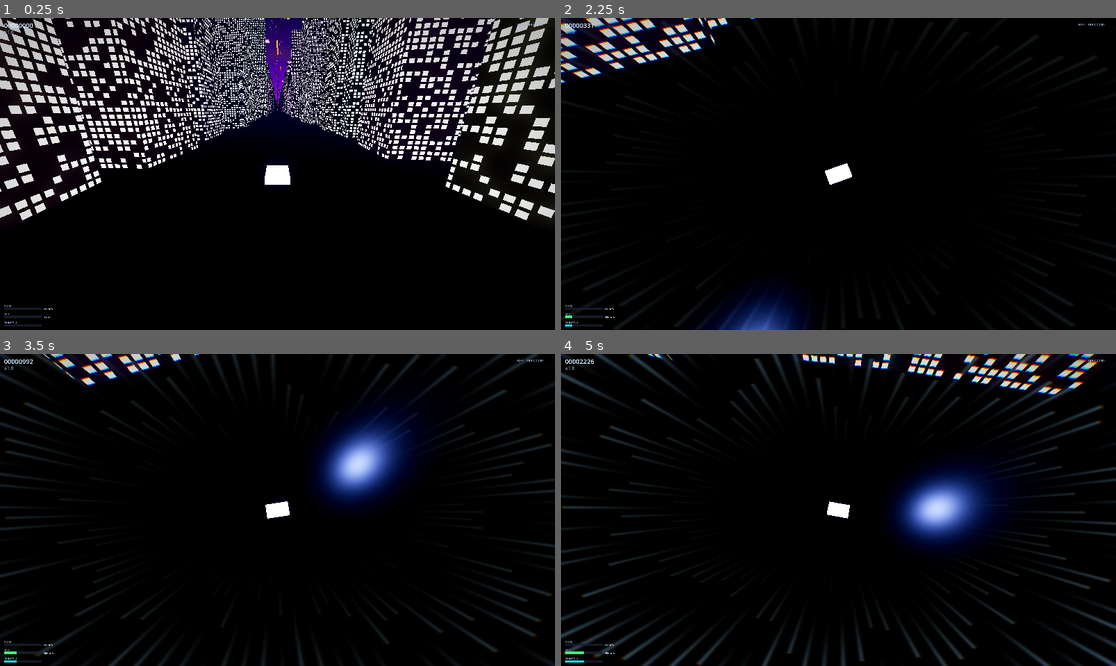
Above: before the commit, frames 1-4 (two rows, left to right).
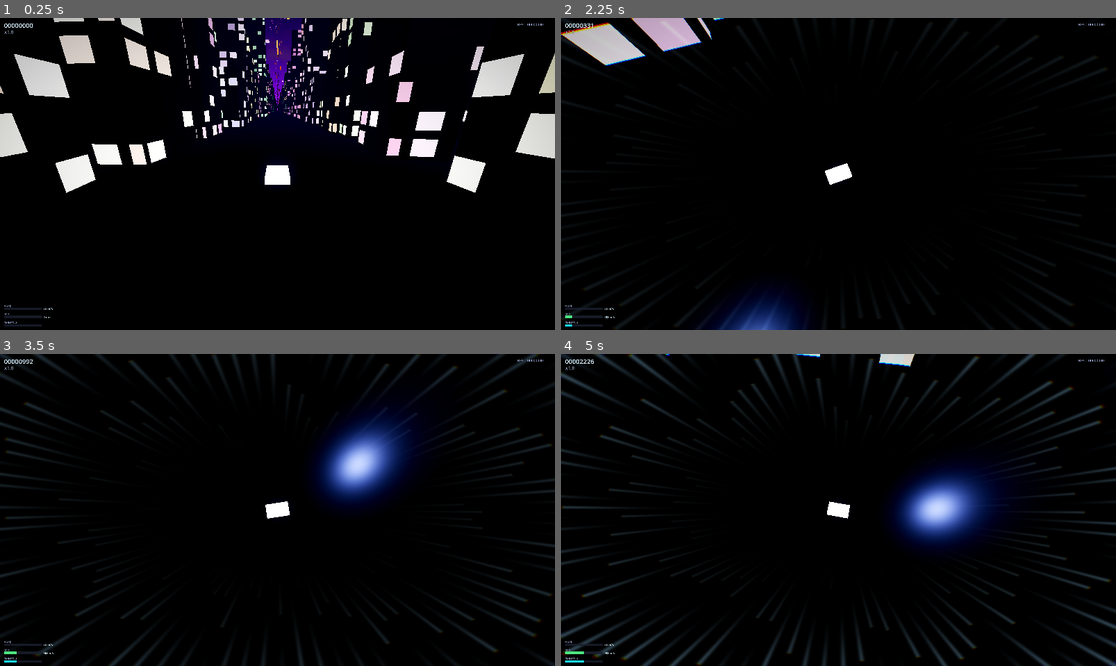
Above: after the commit, the same moments.

Repository: midas44/divepunk
Game: Godot game, scene res://scenes/main/Main.tscn
The game is run twice, just before and just after one commit, with the same random seed, the same clock (stepped at 60 frames per second) and the same inputs.
Inputs (mouse positions are in pixels of both pictures, inside the frame that each line leads up to):
- Up to frame 1 (0.25 s): no input
- Up to frame 2 (2.25 s): move the mouse to (866, 174) at 0.52 s; hold Q (cycle_camera) 0.53-1.28 s; hold Shift (accelerate) from 0.53 s (still down); tap Space at 0.77, 1.52 s; move the mouse to (810, 174) at 1.27 s; tap Ctrl (decelerate) at 1.35 s; move the mouse to (849, 167) at 2.02 s; hold Middle mouse button (rear_view) from 2.03 s (still down)
- Up to frame 3 (3.5 s): keep holding Shift (accelerate); move the mouse to (271, 516) at 2.77 s; release Middle mouse button (rear_view) at 2.78 s; tap X at 2.85 s; tap Space at 3.02 s
- Up to frame 4 (5 s): keep holding Shift (accelerate); move the mouse to (877, 513) at 3.52 s; tap C at 3.6 s; tap Space at 3.77, 4.52 s; move the mouse to (794, 506) at 4.27 s; tap V at 4.35 s

The runs differ from the first frame. In frame 1, 19% of the frame differs, in the area x 0-100%, y 0-65%; in frame 2, 3.1%; in frame 3, 0.9%; in frame 4, 2.0%.

Commit message:
feat(city): window size scales with [game] scale; darker towers + sparser lit windows
The building.gdshader window grid is world-space, so panes were a constant 4x5 m
(tiny once scale enlarges the towers). city_chunk now passes world_scale into the
shared building material, so window_size_v/h = (4,5) x world_scale and windows grow
with the city.

Darker / moodier per request:
- lit_fraction 0.65 -> 0.35 (fewer lit windows)
- emission_boost 3.2 -> 2.0 (dimmer windows)
- base_emission 0.10 -> 0.05 and ALBEDO tint x0.18 -> x0.10 (darker surfaces)

Headless boot clean (EXIT=0).

Co-Authored-By: Claude Opus 4.8 (1M context) <noreply@anthropic.com>

Diff:
--- a/scripts/city_chunk.gd
+++ b/scripts/city_chunk.gd
@@ -183,7 +183,7 @@
 	_mm = MultiMesh.new()
 	_mm.transform_format = MultiMesh.TRANSFORM_3D
 	_mm.use_colors = true                   # must be set before instance_count; feeds the shader's COLOR
-	_mm.mesh = _get_building_mesh(building_windows)
+	_mm.mesh = _get_building_mesh(building_windows, world_scale)
 	_mmi.multimesh = _mm
 
 
@@ -230,15 +230,21 @@
 ## MultiMesh feeds the per-building hue through COLOR; the shader turns it into lit windows. Cached
 ## statically, so `windows` is resolved once (it's a global [fx] toggle — every chunk passes the
 ## same value). windows = false leaves a flat dim emissive body.
-static func _get_building_mesh(windows: bool) -> BoxMesh:
+static func _get_building_mesh(windows: bool, p_world_scale: float) -> BoxMesh:
 	if _building_mesh == null:
 		var mesh := BoxMesh.new()
 		mesh.size = Vector3.ONE
 		var mat := ShaderMaterial.new()
 		mat.shader = BUILDING_SHADER
-		mat.set_shader_parameter("windows_on", 1.0 if windows else 0.0)
 		mesh.material = mat
 		_building_mesh = mesh
+	# Re-applied every call (mesh + material are shared/cached). The window panes are a WORLD-space
+	# grid, so multiply the base pane size by world_scale to keep windows proportional to the
+	# enlarged towers instead of staying a constant 4x5 m (tiny once [game] scale grows the city).
+	var m := _building_mesh.material as ShaderMaterial
+	m.set_shader_parameter("windows_on", 1.0 if windows else 0.0)
+	m.set_shader_parameter("window_size_v", 4.0 * p_world_scale)
+	m.set_shader_parameter("window_size_h", 5.0 * p_world_scale)
 	return _building_mesh
 
 
--- a/shaders/building.gdshader
+++ b/shaders/building.gdshader
@@ -8,9 +8,9 @@
 uniform float window_size_v = 4.0;    // vertical metres per window row
 uniform float window_size_h = 5.0;    // horizontal metres per window column
 uniform float window_margin = 0.16;   // dark mullion around each pane (0..0.5)
-uniform float lit_fraction = 0.65;    // fraction of windows that are lit (rest dark)
-uniform float emission_boost = 3.2;   // neon emission strength (drives the bloom)
-uniform float base_emission = 0.10;   // dim body glow so towers aren't pure black
+uniform float lit_fraction = 0.35;    // fraction of windows that are lit (rest dark)
+uniform float emission_boost = 2.0;   // neon emission strength (drives the bloom)
+uniform float base_emission = 0.05;   // dim body glow so towers aren't pure black
 uniform float windows_on = 1.0;
 
 varying vec3 v_wpos;
@@ -51,7 +51,7 @@
 	float windows = pane * lit * bright * wallness;
 
 	float emit = mix(base_emission, max(windows, base_emission * 0.4), windows_on);
-	ALBEDO = v_tint * 0.18;
+	ALBEDO = v_tint * 0.10;
 	METALLIC = 0.0;
 	ROUGHNESS = 0.6;
 	EMISSION = neon * emit * emission_boost;
